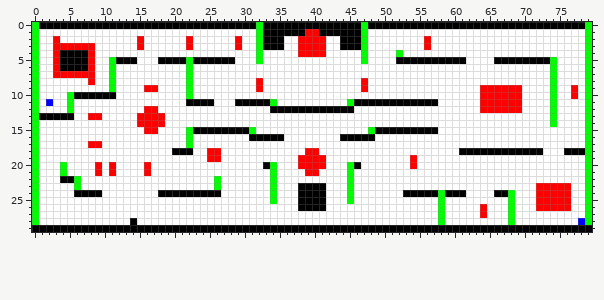
Sprite sheet, stored at level.png. Above is the file before it was changed.
The file is 80x30 pixels.
The same view after the edit:
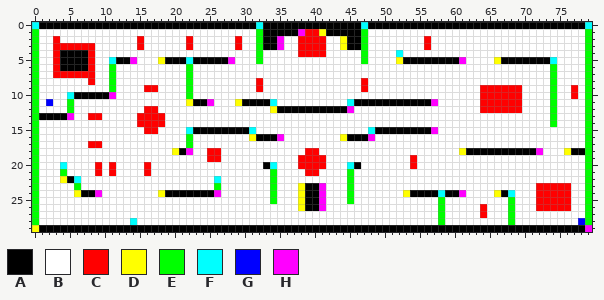
Palette (. is transparent): A #000000  B #ffffff  C #ff0000  D #ffff00  E #00ff00  F #00ffff  G #0000ff  H #ff00ff
The author wrote: Tops, Lefts, and Rights Changed level.png to accomodate more tile types
Edits made:
Colour D replaces colour A in row 1 at x 41; in rows 2 to 3 at x 44; in row 5 at x 18, 52 and 66; in row 11 at x 22 and 29; in row 12 at x 34; in row 16 at x 31 and 44.
Colour D replaces colour A in row 18 at x 20, 61 and 76; in row 22 at x 4; in row 23 at x 38; in row 24 at x 6, 18, 38, 53 and 66; in rows 25 to 26 at x 38; in row 29 at x 0.
Colour F replaces colour A in row 28 at x 14.
Colour F replaces colour E in row 0 at x 0, 32, 47 and 79; in row 4 at x 52; in row 5 at x 11, 22 and 74; in row 10 at x 5; in row 11 at x 34 and 45; in row 15 at x 22, 31 and 48.
Colour F replaces colour E in row 20 at x 4, 34 and 45; in row 22 at x 6 and 26; in row 24 at x 58 and 68.
Colour H replaces colour A in row 1 at x 38; in rows 2 to 3 at x 35; in row 5 at x 14, 28 and 61; in row 10 at x 11; in row 11 at x 25 and 57; in row 12 at x 45.
Colour H replaces colour A in row 13 at x 5; in row 15 at x 57; in row 16 at x 35 and 48; in row 18 at x 22 and 72; in row 23 at x 41; in row 24 at x 9, 26, 41 and 61.
Colour H replaces colour A in rows 25 to 26 at x 41; in row 29 at x 79.
